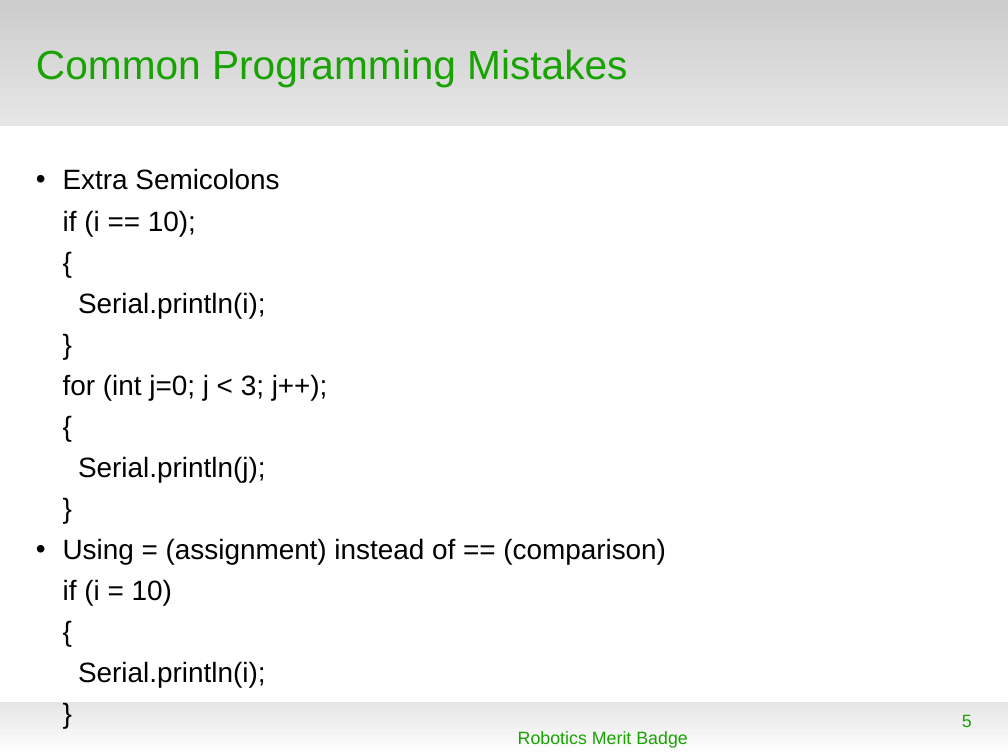
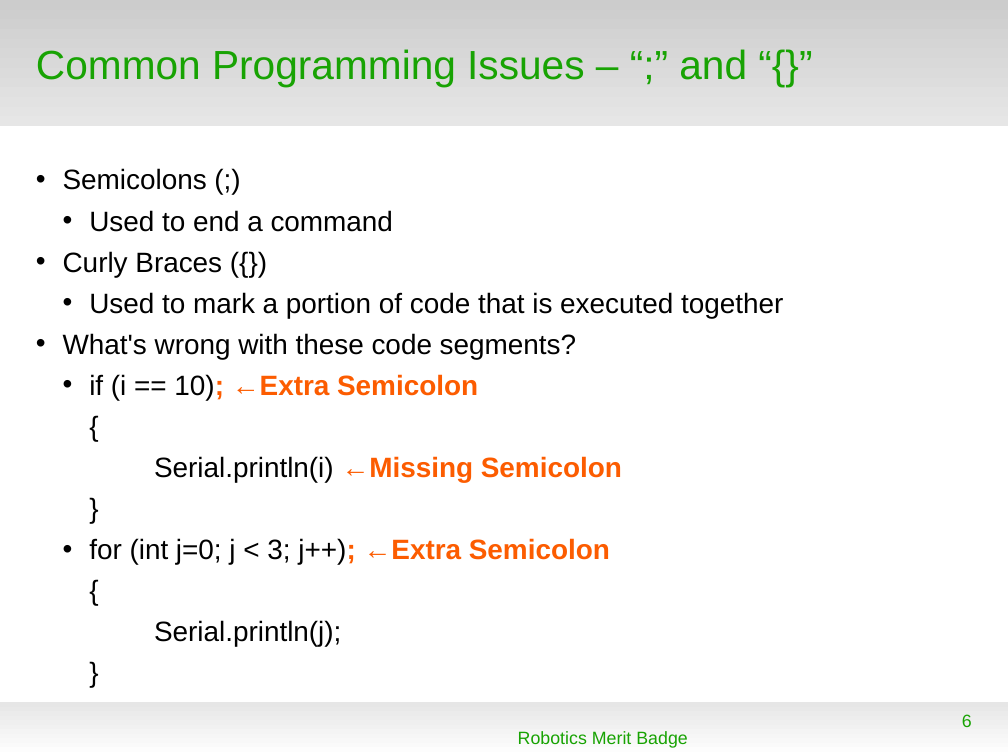
Before and after one commit to spiderman-2099/RoboticsMB, a slide deck: slide 6 of doc/RMB_Session3.odp (slide 5 before the commit). Drawn at 1008x756 pixels with LibreOffice and Linux fonts; fonts in the diff are those of the drawing; background and template pictures are left out. Boxes give left, top, right and bottom in pixels: in the first picture for what was removed or moved away, otherwise in the second. Text is boxed around its words. In the diff, an @@ line names an element or a change of style, - is before the commit and + after.

```diff
--- a/doc/RMB_Session3.odp
+++ b/doc/RMB_Session3.odp
@@ title at box(36, 49, 747, 86): text changed @@
-Common Programming Mistakes
+Common Programming Issues – “;” and “{}”
@@ text "Semicolons (;)" at box(63, 168, 783, 647): list level 1 to 2 in "{"; list level 1 to 2 in "}" @@
@@ text at box(63, 168, 783, 400): text changed @@
-• Extra Semicolons
-if (i == 10);
+• Semicolons (;)
+  • Used to end a command
+• Curly Braces ({})
+  • Used to mark a portion of code that is executed together
+• What's wrong with these code segments?
+  • if (i == 10); ←Extra Semicolon
@@ text at box(154, 456, 622, 482): text changed @@
-Serial.println(i);
+Serial.println(i) ←Missing Semicolon
@@ text at box(63, 538, 666, 688): paragraphs removed @@
-• Using = (assignment) instead of == (comparison)
-if (i = 10)
-{
-Serial.println(i);
-}
@@ text at box(89, 538, 610, 564): text changed @@
-for (int j=0; j < 3; j++);
+  • for (int j=0; j < 3; j++); ←Extra Semicolon
```
Also in this commit, not shown: 3 other slides changed, 10 slides added, 2 other files.
